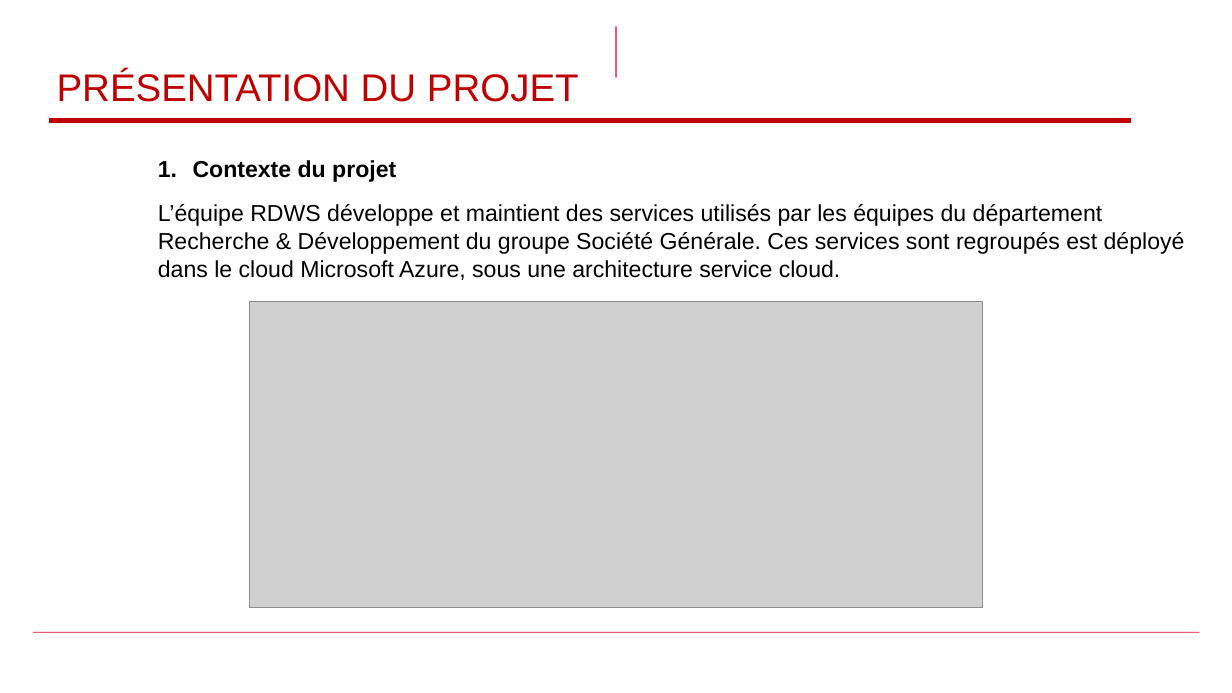
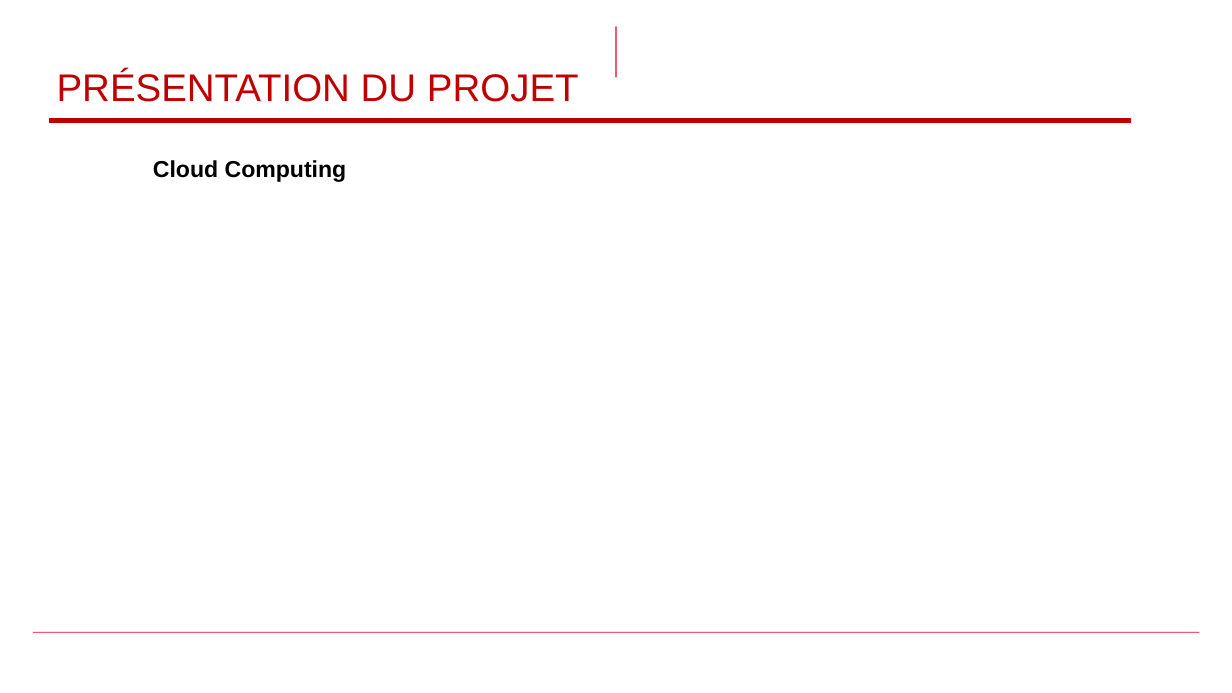
Before and after one commit to zwdOr20/PFE, a slide deck: slide 5 of first_presentation_1.1.pptx (slide 6 before the commit). Drawn at 1232x693 pixels with LibreOffice and Linux fonts; fonts in the diff are those of the drawing; grey boxes stand for pictures; background and template pictures are left out. Boxes give left, top, right and bottom in pixels: in the first picture for what was removed or moved away, otherwise in the second. Text is boxed around its words. In the diff, an @@ line names an element or a change of style, - is before the commit and + after.

```diff
--- a/first_presentation_1.1.pptx
+++ b/first_presentation_1.1.pptx
@@ text at [153, 160, 347, 182]: text changed; bold on @@
-  1. Contexte du projet
-  L’équipe RDWS développe et maintient des services utilisés par les équipes du département
-  Recherche & Développement du groupe Société Générale. Ces services sont regroupés est déployé dans le cloud Microsoft Azure, sous une architecture service cloud.
+  Cloud Computing
@@ picture removed at [250, 301, 983, 607] @@
```
Also in this commit, not shown: 7 other slides changed, 8 slides added, 4 slides removed, 15 other files.
